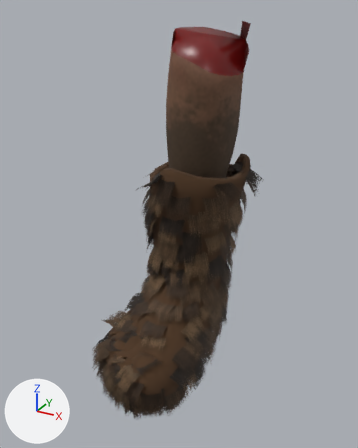
An edit to the glTF model assets/models/humans/parts/SM_Part_SapiensF_leg_r.gltf, drawn before and after from the same camera.
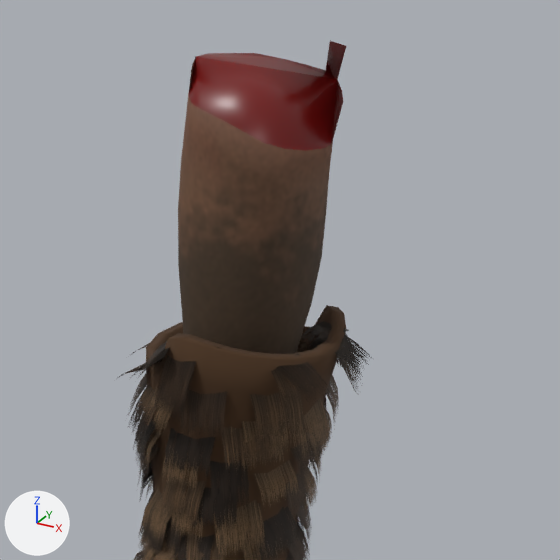
Each version is shown whole from a camera (50 mm lens) standing at (0.151, -0.637, 0.477) and looking at (-0.156, -0.078, 0.197), then close up on the part from 21% to 100% of the width and 0% to 63% of the height. The axes (+X, +Y, +Z) are drawn at lower left. The lights are the same throughout. The older version's two pictures come first. Vertices at exactly the same position are counted once.

In view in the first close-up: 'SM_Part_SapiensF_leg_r'.
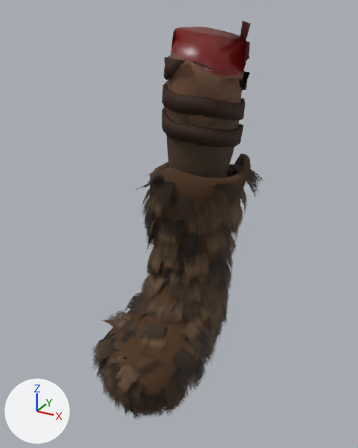
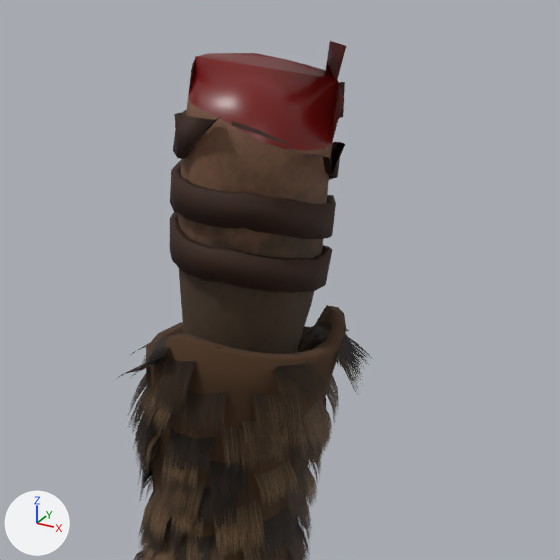
Boxes (x1, y1, x2, y2) around the edits, measured in the close-ups (560 x 560 px; the box of a moved part takes in the faces that stretch with it):
part 1 of me_base_031, added (brown)
    after: (170, 121, 345, 292)
part 2 of me_base_031, added
    after: (173, 82, 345, 158)
part 3 of me_base_031, moved or reshaped
    before: (141, 341, 170, 374)
    after: (135, 334, 176, 372)

What changed in the scene script:
```text
Add img_brown_leather_nor_gl_1k:
    img_brown_leather_nor_gl_1k = load_image('brown_leather_nor_gl_1k', '../textures/brown_leather_nor_gl_1k.jpg', 1024, 1024, 'Non-Color')
Add img_brown_leather_diff_1k:
    img_brown_leather_diff_1k = load_image('brown_leather_diff_1k', '../textures/brown_leather_diff_1k.jpg', 1024, 1024, 'sRGB')
Add mat_m_strapacc:
    mat_m_strapacc = bpy.data.materials.new('M_StrapAcc')
    # colours: beige #a69480
    # uses the picture img_brown_leather_diff_1k
    # uses the picture img_brown_leather_nor_gl_1k
Change me_base_031:
    used by ob_sm_part_sapiensf_leg_r; location = (0.0, 0.0, 0.0)
    verts and faces of me_base_031; kept vertices keep their numbers, new ones are numbered from 9982
    before: 9936 (-0.189, -0.08, 0.266) at pixel (160, 345), 9937 (-0.181, -0.11, 0.26) at pixel (147, 368), 9938 (-0.197, -0.081, 0.257) at pixel (150, 355), 9939 (-0.189, -0.111, 0.251), 9940 (-0.204, -0.082, 0.248) at pixel (140, 367)
    before: 9941 (-0.196, -0.113, 0.242)
    remove me_base_031.from_pydata(...)  # 9982 vertices, 12085 faces; spans x -0.27..-0.059, y -0.247..0.08, z -0.07..0.46
    add me_base_031.from_pydata(...)  # 10242 vertices, 12584 faces; spans x -0.27..-0.059, y -0.247..0.08, z -0.07..0.46
    me_base_031 part 1: a new loose piece of 206 vertices spanning x -0.209..-0.089, y -0.091..0.04, z 0.302..0.417, in mat_m_strapacc
    me_base_031 part 2: a new loose piece of 54 vertices spanning x -0.201..-0.096, y -0.087..0.03, z 0.39..0.435, in mat_m_strapacc
    me_base_031 part 3
    add for i in [*range(9938, 9942)]: verts[i] += (-0.003, 0.006, 0.005)
    add verts[9936] = (-0.192, -0.074, 0.269)  # moved, pixel (161, 338)
    add verts[9937] = (-0.184, -0.104, 0.263)  # moved, pixel (148, 360)
    other edits to the shape of me_base_031 do not show in these pictures
    add me_base_031.materials.append(mat_m_strapacc)
```
